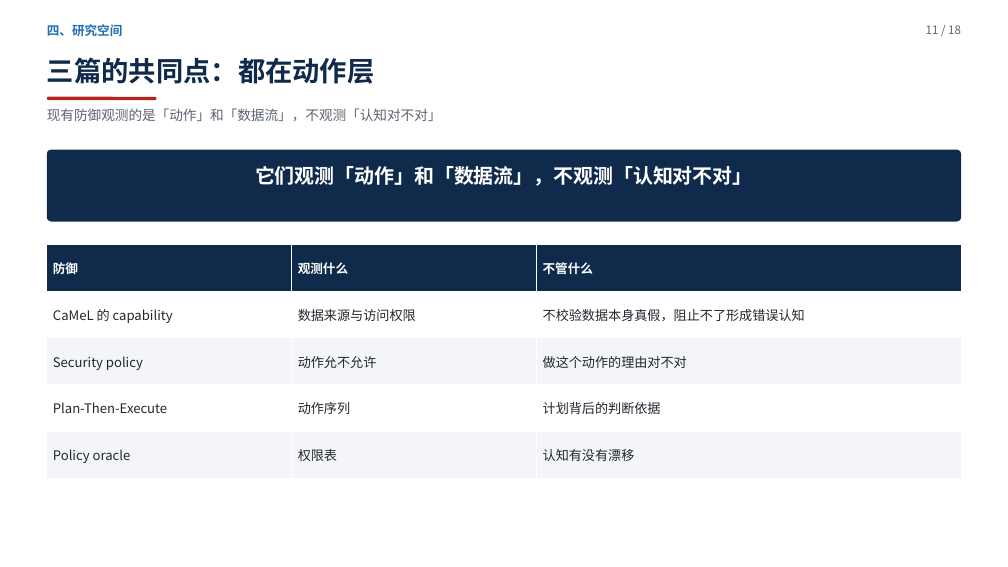
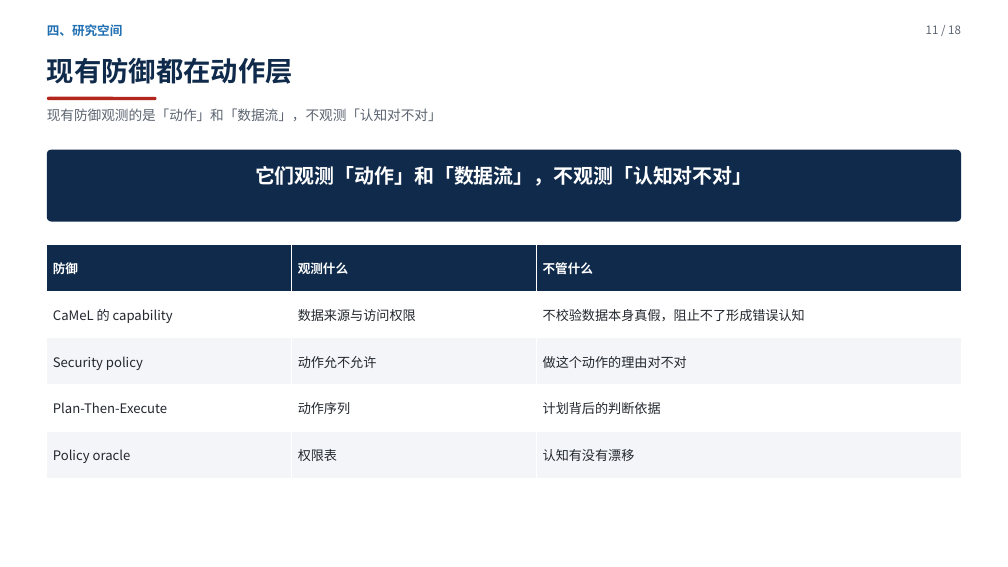
Before and after one commit to yiiiiiii1/multi-agent-remote-sensing, a slide deck: slide 11 of 阶段2-卫星多智能体防御/presentations/新方向调研汇报.pptx. Drawn at 1008x567 pixels with LibreOffice and Linux fonts; fonts in the diff are those of the drawing. Boxes give left, top, right and bottom in pixels: in the first picture for what was removed or moved away, otherwise in the second. Text is boxed around its words. In the diff, an @@ line names an element or a change of style, - is before the commit and + after.

Commit message:
整体重排第四部分：去掉空白①②③编号，改为五步一条链（都在动作层→动作vs信念→具体场景→来源≠真伪→我的位置）；三份文件标题与叙述全部对齐

```diff
--- a/阶段2-卫星多智能体防御/presentations/新方向调研汇报.pptx
+++ b/阶段2-卫星多智能体防御/presentations/新方向调研汇报.pptx
@@ text at (47, 57, 293, 84): text changed @@
-三篇的共同点：都在动作层
+现有防御都在动作层
```
Also in this commit, not shown: 3 other slides changed, 3 other files.
